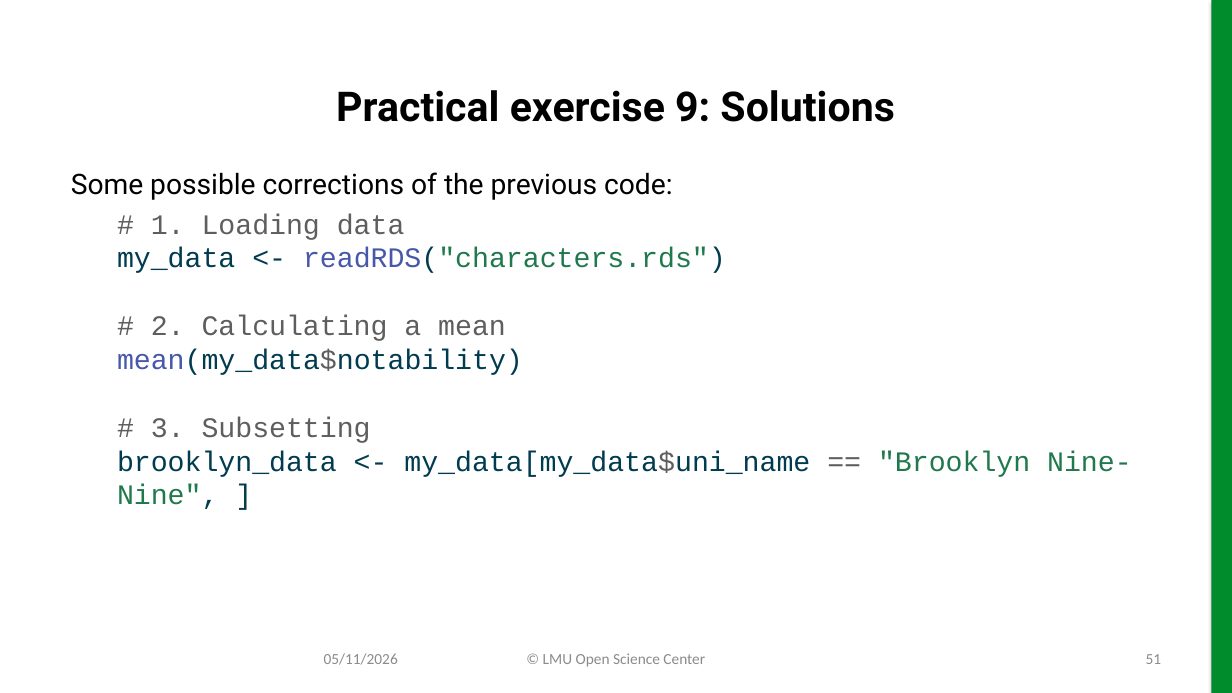
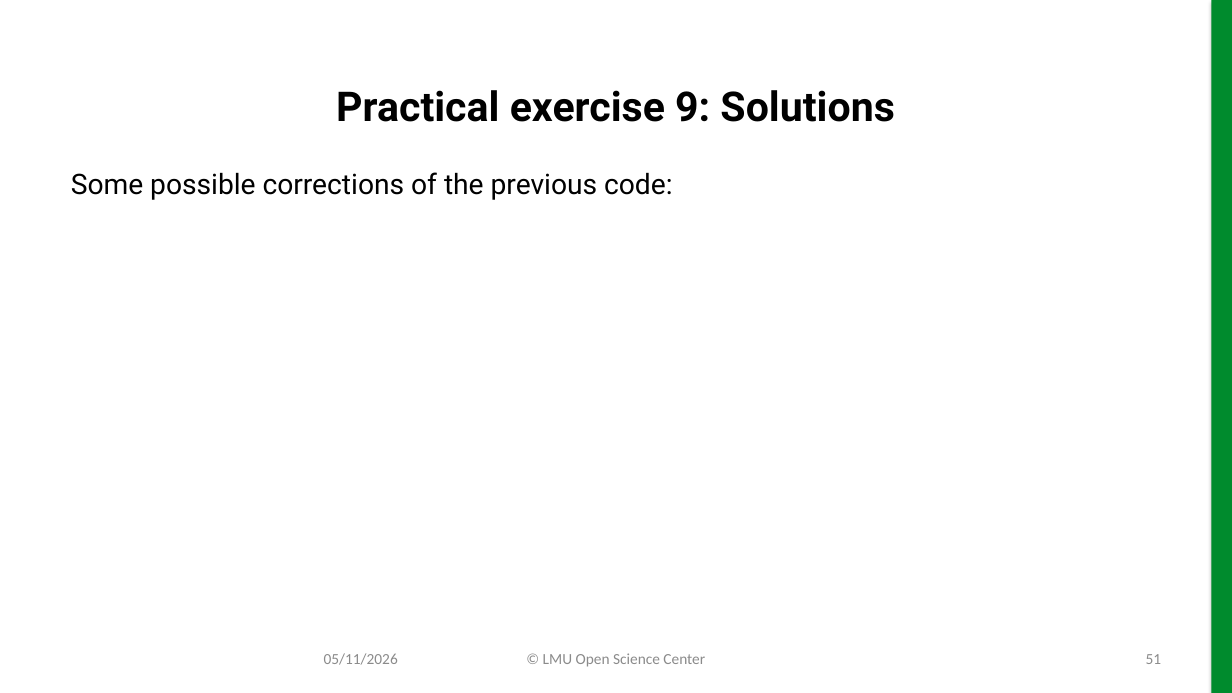
Before and after one commit to lmu-osc/slides-r-part-II, a slide deck: slide 51 of slides-r-part-II.pptx. Drawn at 1232x693 pixels with LibreOffice and Linux fonts; fonts in the diff are those of the drawing; background and template pictures are left out. Boxes give left, top, right and bottom in pixels: in the first picture for what was removed or moved away, otherwise in the second. Text is boxed around its words. In the diff, an @@ line names an element or a change of style, - is before the commit and + after.

```diff
--- a/slides-r-part-II.pptx
+++ b/slides-r-part-II.pptx
@@ text at (117, 214, 1132, 509): paragraph removed @@
-# 1. Loading data
-my_data <- readRDS("characters.rds")
-# 2. Calculating a mean
-mean(my_data$notability)
-# 3. Subsetting
-brooklyn_data <- my_data[my_data$uni_name == "Brooklyn Nine-Nine", ]
```
Also in this commit, not shown: 10 other slides changed, 34 other files.
